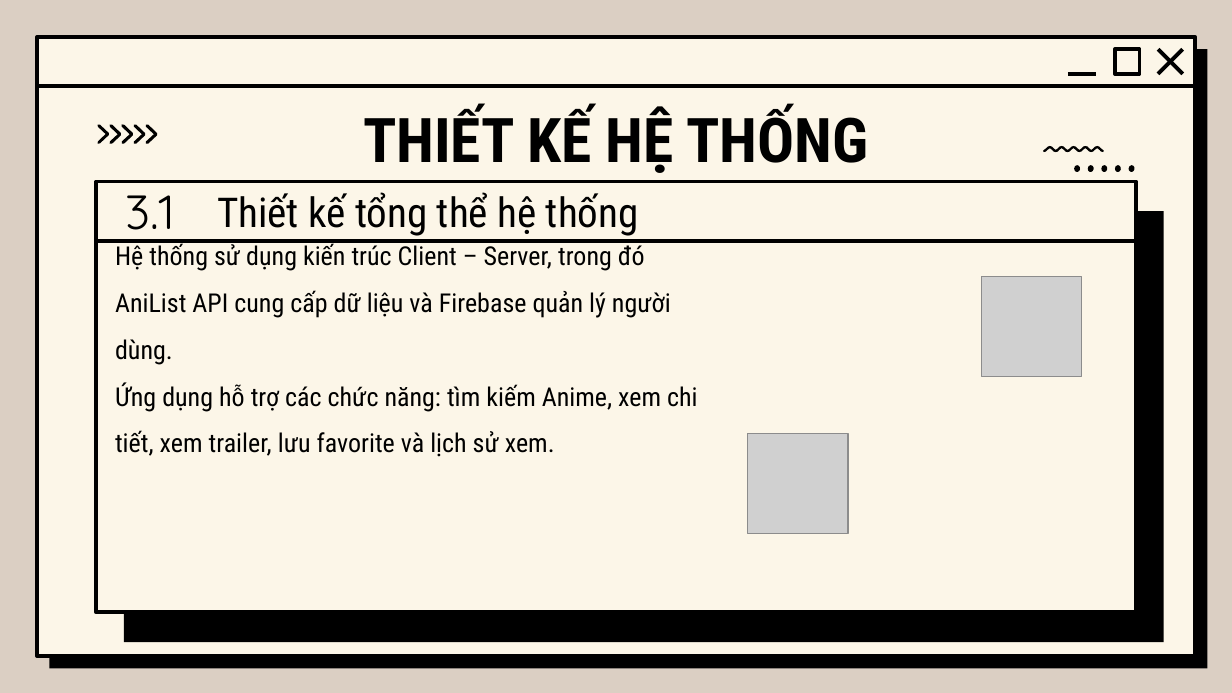
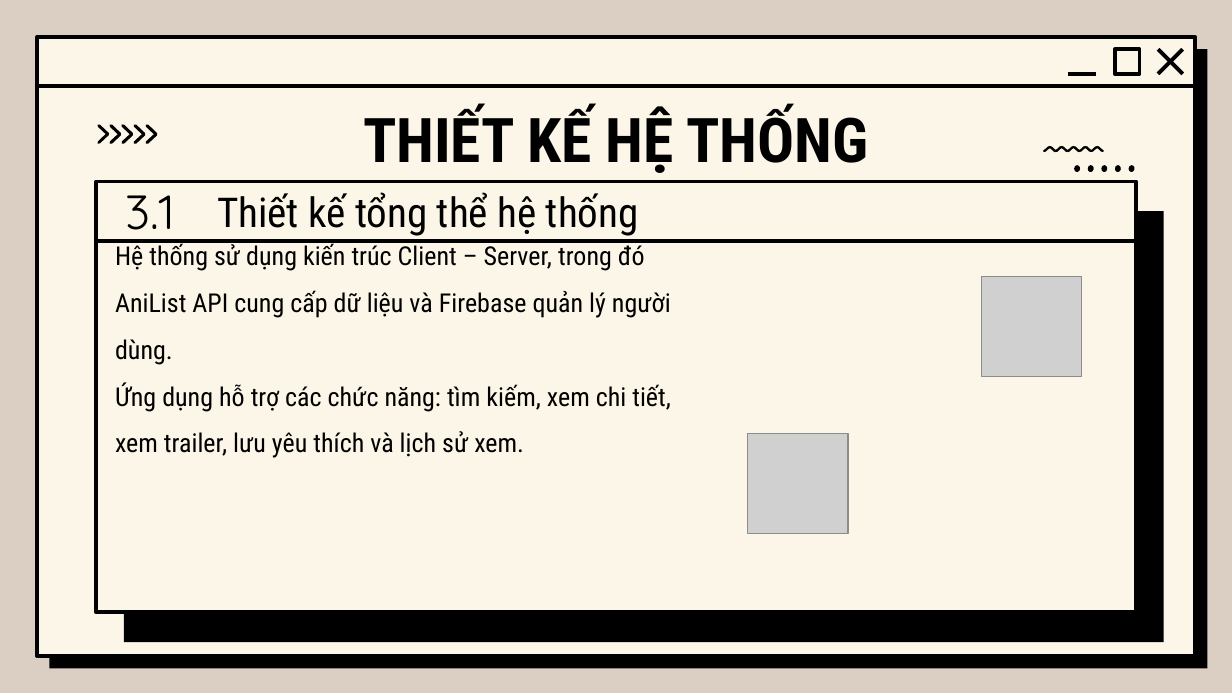
Before and after one commit to Manhwa-Academy/trailer, a slide deck: slide 19 of baocao/báo cáo.pptx. Drawn at 1232x693 pixels with LibreOffice and Linux fonts; fonts in the diff are those of the drawing; grey boxes stand for pictures; background and template pictures are left out. Boxes give left, top, right and bottom in pixels: in the first picture for what was removed or moved away, otherwise in the second. Text is boxed around its words. In the diff, an @@ line names an element or a change of style, - is before the commit and + after.

```diff
--- a/baocao/báo cáo.pptx
+++ b/baocao/báo cáo.pptx
@@ text at (x1=115, y1=382, x2=671, y2=458): text changed @@
-Ứng dụng hỗ trợ các chức năng: tìm kiếm Anime, xem chi tiết, xem trailer, lưu favorite và lịch sử xem.
+Ứng dụng hỗ trợ các chức năng: tìm kiếm, xem chi tiết, xem trailer, lưu yêu thích và lịch sử xem.
```
Also in this commit, not shown: 14 other slides changed.
